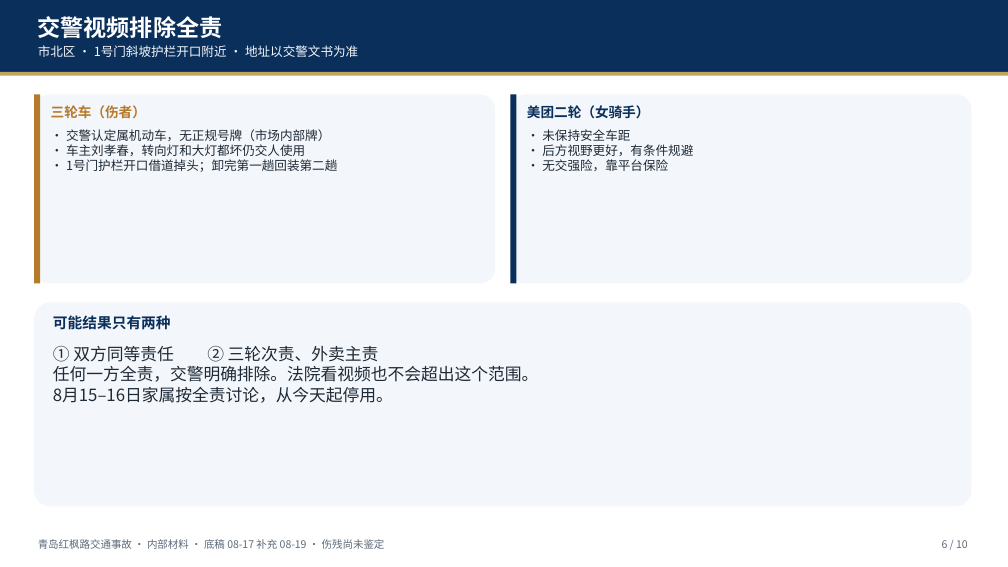
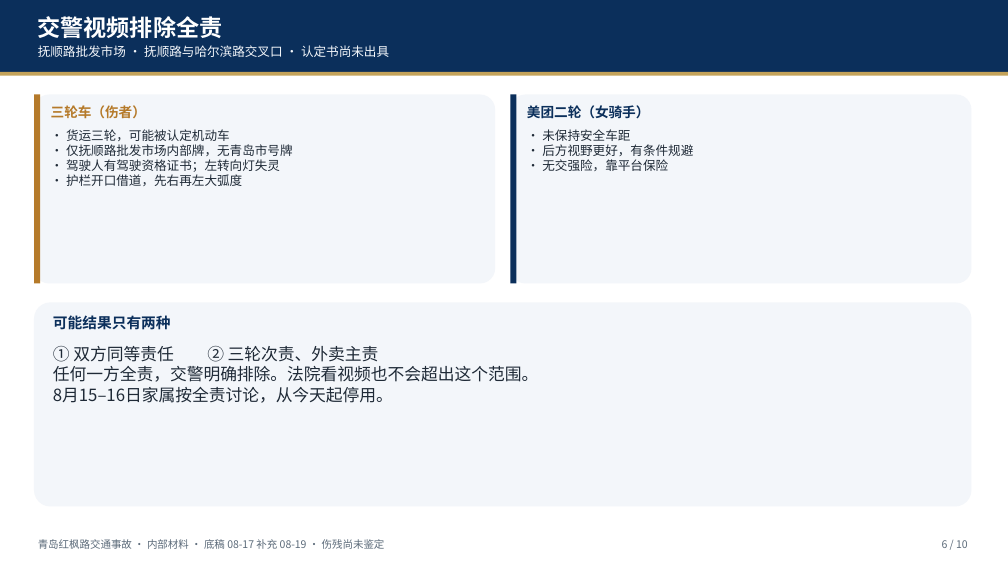
Before and after one commit to hujigang2010-maker/AIDEN, a slide deck: slide 6 of deliverables/青岛红枫路交通事故_伤情与伤残简报_20260817.pptx. Drawn at 1008x567 pixels with LibreOffice and Linux fonts; fonts in the diff are those of the drawing. Boxes give left, top, right and bottom in pixels: in the first picture for what was removed or moved away, otherwise in the second. Text is boxed around its words. In the diff, an @@ line names an element or a change of style, - is before the commit and + after.

```diff
--- a/deliverables/青岛红枫路交通事故_伤情与伤残简报_20260817.pptx
+++ b/deliverables/青岛红枫路交通事故_伤情与伤残简报_20260817.pptx
@@ text at <box>38,45,389,57</box>: text changed @@
-市北区 · 1号门斜坡护栏开口附近 · 地址以交警文书为准
+抚顺路批发市场 · 抚顺路与哈尔滨路交叉口 · 认定书尚未出具
@@ text at <box>66,129,293,186</box>: text changed @@
-• 交警认定属机动车，无正规号牌（市场内部牌）
-• 车主刘孝春，转向灯和大灯都坏仍交人使用
-• 1号门护栏开口借道掉头；卸完第一趟回装第二趟
+• 货运三轮，可能被认定机动车
+• 仅抚顺路批发市场内部牌，无青岛市号牌
+• 驾驶人有驾驶资格证书；左转向灯失灵
+• 护栏开口借道，先右再左大弧度
```
Also in this commit, not shown: 17 other files.
